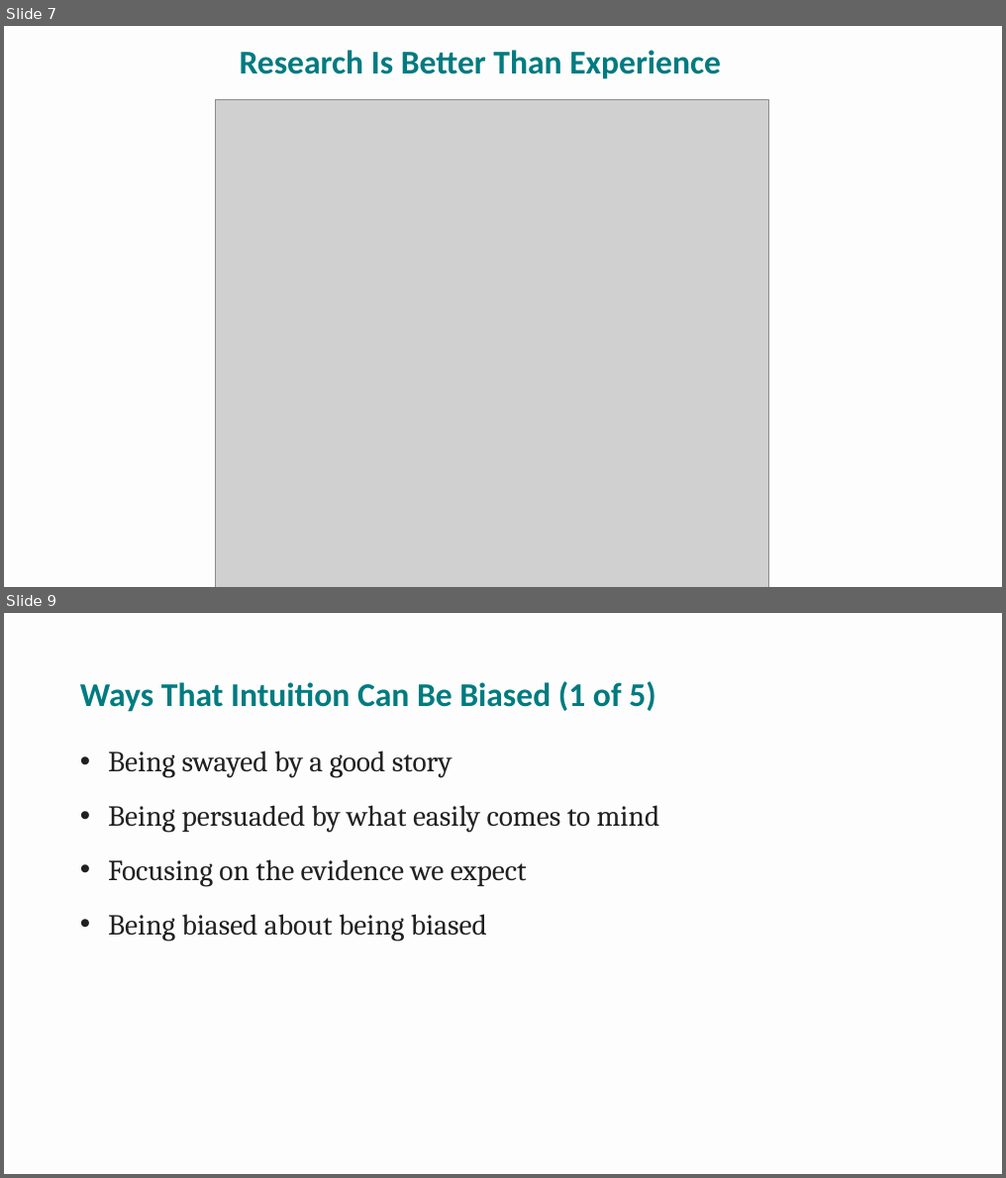
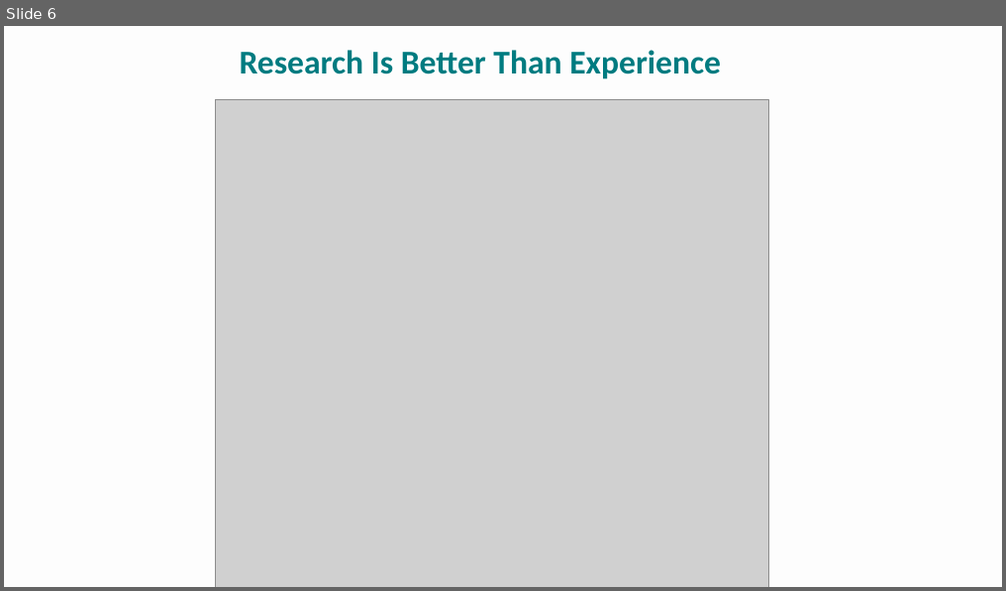
Before and after one commit to npm27/Teaching-Materials, a slide deck: Research Methods/Spring 26/Slides/2 Chapter 2.pptx. Shown one above the other, each under a label of ours: slides 7 and 9 before the commit, slide 6 after it; the slides between them are not shown. The pictures are 1006x1178 and 1006x591 pixels, drawn with LibreOffice and Linux fonts; fonts in the diff are those of the drawing; grey boxes stand for pictures. Boxes give left, top, right and bottom in pixels: in the first picture for what was removed or moved away, otherwise in the second. Text is boxed around its words. In the diff, an @@ line names an element or a change of style, - is before the commit and + after.

```diff
--- a/Research Methods/Spring 26/Slides/2 Chapter 2.pptx
+++ b/Research Methods/Spring 26/Slides/2 Chapter 2.pptx
@@ slide 9 removed at (x1=4, y1=613, x2=1002, y2=1174), background #FDFDFD @@
@@ title removed at (x1=80, y1=681, x2=655, y2=712) @@
-Ways That Intuition Can Be Biased (1 of 5)
@@ text removed at (x1=108, y1=751, x2=660, y2=942) @@
-• Being swayed by a good story
-• Being persuaded by what easily comes to mind
-• Focusing on the evidence we expect
-• Being biased about being biased
@@ what was slide 7 is now slide 6 @@
```
Also in this commit, not shown: 8 slides changed, 3 other slides removed.
